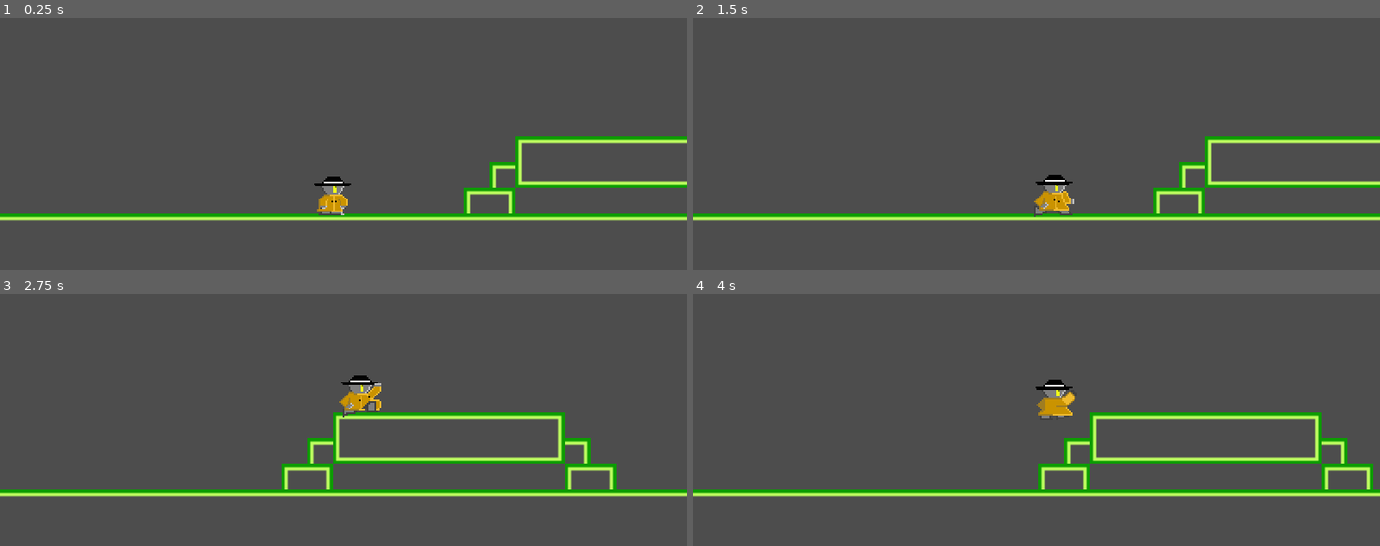
Above: before the commit, frames 1-4 (two rows, left to right).
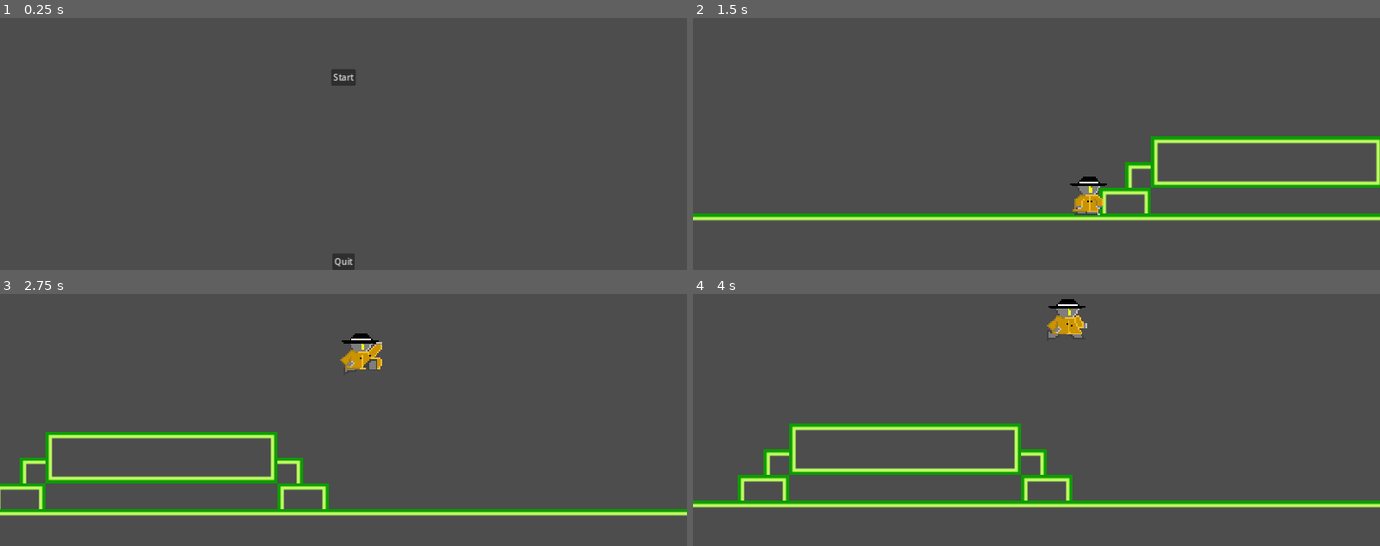
Above: after the commit, the same moments.

Repository: cooleast12/cyberdefender
Game: Godot game, scene res://dubs.tscn
The game is run twice, just before and just after one commit, with the same random seed, the same clock (stepped at 60 frames per second) and the same inputs. Before the commit the project starts from res://movementtest.tscn.
Inputs (mouse positions are in pixels of both pictures, inside the frame that each line leads up to):
- Up to frame 1 (0.25 s): no input
- Up to frame 2 (1.5 s): click (1036, 75) at 0.5 s, where only the run after the commit has a clickable "Start"; tap Enter at 1.25 s; hold D (move_right) from 1.28 s (still down); tap Tab (dash, bound only after the commit) at 1.35 s
- Up to frame 3 (2.75 s): keep holding D (move_right); tap Space (jump) at 1.52, 2.27 s; tap Tab (dash, bound only after the commit) at 2.1 s
- Up to frame 4 (4 s): release D (move_right) at 2.78 s; hold A (move_left) 2.78-3.53 s; tap Tab (dash, bound only after the commit) at 2.85, 3.6 s; hold D (move_right) from 3.53 s (still down); tap Space (jump) at 3.77 s

The runs differ from the first frame. In frame 1, 6.1% of the frame differs, in the area x 0-100%, y 20-100%; in frame 2, 3.1%; in frame 3, 13%; in frame 4, 13%, in the area x 0-100%, y 2-85%.

Commit message:
Add files via upload

Diff:
--- /dev/null
+++ b/Real Godot Files/enemy.gd
@@ -0,0 +1,23 @@
+extends CharacterBody2D
+
+var speed = 25
+var player_chase = false
+var player = null
+var gravity = ProjectSettings.get_setting("physics/2d/default_gravity")
+
+func _physics_process(delta):
+	if not is_on_floor():
+		velocity.y += gravity * delta
+	if player_chase:
+		position += (player.position - position)/speed
+	move_and_slide()
+
+
+func _on_detection_area_body_entered(body):
+	player = body
+	player_chase = true
+
+
+func _on_detection_area_body_exited(_body):
+	player = null
+	player_chase = false
--- /dev/null
+++ b/Real Godot Files/enemy.tscn
@@ -0,0 +1,67 @@
+[gd_scene load_steps=9 format=3 uid="uid://dko1g5kttq0dq"]
+
+[ext_resource type="Script" path="res://enemy.gd" id="1_h6ttc"]
+[ext_resource type="Texture2D" uid="uid://ci78o0l2g0sso" path="res://art/Full_Designs_v6.png" id="2_hqjm0"]
+
+[sub_resource type="AtlasTexture" id="AtlasTexture_thagx"]
+atlas = ExtResource("2_hqjm0")
+region = Rect2(96, 192, 32, 32)
+
+[sub_resource type="AtlasTexture" id="AtlasTexture_npf0t"]
+atlas = ExtResource("2_hqjm0")
+region = Rect2(32, 192, 32, 32)
+
+[sub_resource type="AtlasTexture" id="AtlasTexture_kuap1"]
+atlas = ExtResource("2_hqjm0")
+region = Rect2(64, 192, 32, 32)
+
+[sub_resource type="SpriteFrames" id="SpriteFrames_yj243"]
+animations = [{
+"frames": [{
+"duration": 1.0,
+"texture": SubResource("AtlasTexture_thagx")
+}],
+"loop": true,
+"name": &"idle",
+"speed": 1.0
+}, {
+"frames": [{
+"duration": 1.0,
+"texture": SubResource("AtlasTexture_npf0t")
+}, {
+"duration": 1.0,
+"texture": SubResource("AtlasTexture_kuap1")
+}],
+"loop": true,
+"name": &"walking",
+"speed": 10.0
+}]
+
+[sub_resource type="CircleShape2D" id="CircleShape2D_0xlqm"]
+radius = 227.002
+
+[sub_resource type="CircleShape2D" id="CircleShape2D_mr61j"]
+radius = 12.3693
+
+[node name="enemy" type="CharacterBody2D"]
+collision_layer = 3
+collision_mask = 3
+script = ExtResource("1_h6ttc")
+
+[node name="AnimatedSprite2D" type="AnimatedSprite2D" parent="."]
+sprite_frames = SubResource("SpriteFrames_yj243")
+animation = &"idle"
+
+[node name="detection_area" type="Area2D" parent="."]
+position = Vector2(1, 0)
+collision_layer = 2
+collision_mask = 0
+
+[node name="detection" type="CollisionShape2D" parent="detection_area"]
+shape = SubResource("CircleShape2D_0xlqm")
+
+[node name="hitbox" type="CollisionShape2D" parent="."]
+shape = SubResource("CircleShape2D_mr61j")
+
+[connection signal="body_entered" from="detection_area" to="." method="_on_detection_area_body_entered"]
+[connection signal="body_exited" from="detection_area" to="." method="_on_detection_area_body_exited"]
--- a/Real Godot Files/project.godot
+++ b/Real Godot Files/project.godot
@@ -11,7 +11,7 @@
 [application]
 
 config/name="Godot Projects"
-run/main_scene="res://movementtest.tscn"
+run/main_scene="res://dubs.tscn"
 config/features=PackedStringArray("4.2", "Forward Plus")
 config/icon="res://icon.svg"
 
@@ -38,3 +38,8 @@
 "events": [Object(InputEventKey,"resource_local_to_scene":false,"resource_name":"","device":-1,"window_id":0,"alt_pressed":false,"shift_pressed":false,"ctrl_pressed":false,"meta_pressed":false,"pressed":false,"keycode":0,"physical_keycode":32,"key_label":0,"unicode":32,"echo":false,"script":null)
 ]
 }
+dash={
+"deadzone": 0.5,
+"events": [Object(InputEventKey,"resource_local_to_scene":false,"resource_name":"","device":-1,"window_id":0,"alt_pressed":false,"shift_pressed":false,"ctrl_pressed":false,"meta_pressed":false,"pressed":false,"keycode":0,"physical_keycode":4194306,"key_label":0,"unicode":0,"echo":false,"script":null)
+]
+}
Binary file added: Real Godot Files/art/Full_Designs_v6.png
Not shown, added: Real Godot Files/art/Full_Designs_v6.png.import
